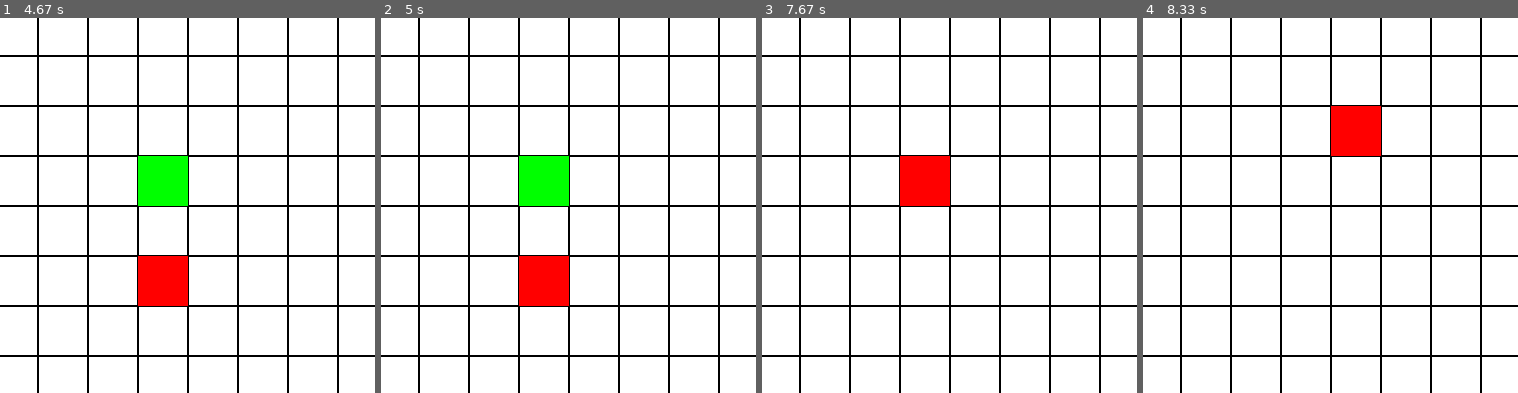
Above: before the commit, frames 1-4 (left to right).
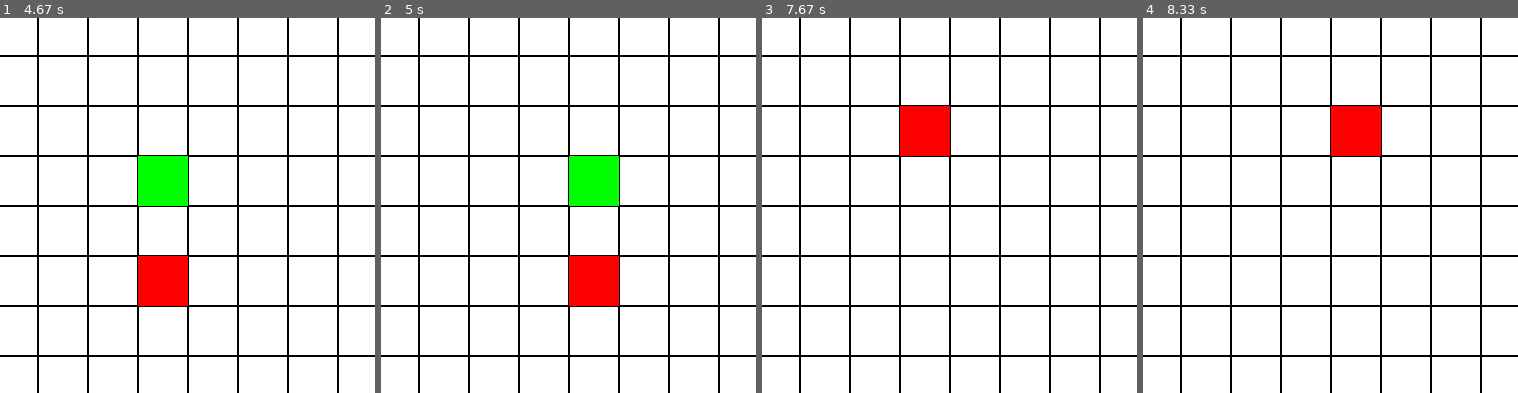
Above: after the commit, the same moments.

Repository: RishitSingh2628/StepStalker
Game: pygame game, started from import pygame.py
The game is run twice, just before and just after one commit, with the same random seed, the same clock (stepped at 60 frames per second) and the same inputs.
Inputs:
- Up to frame 1 (4.67 s): hold Right 0.33-0.8 s; hold Up 0.83-1.13 s; hold Right 1.17-1.63 s; hold Left 1.67-2.2 s; hold Down 2.23-2.53 s; hold Left 2.57-2.97 s; hold Up 3-3.37 s; hold Right 3.4-4.03 s; hold Down 4.07-4.43 s; hold Left from 4.47 s (still down)
- Up to frame 2 (5 s): release Left at 4.93 s; hold Right from 4.97 s (still down)
- Up to frame 3 (7.67 s): release Right at 5.43 s; hold Up 5.47-5.77 s; hold Right 5.8-6.27 s; hold Left 6.3-6.83 s; hold Down 6.87-7.17 s; hold Left 7.2-7.6 s; hold Up from 7.63 s (still down)
- Up to frame 4 (8.33 s): release Up at 8 s; hold Right from 8.03 s (still down)
The pictures show only the part of the screen within x 15-65%, y 15-65%; the shares and areas given below are measured in that part.

Frame 1 is identical in both runs. In frame 2, 7.1% of the frame differs, in the area x 36-64%, y 36-77%; in frame 3, 3.6%; in frame 4, nothing differs.

Commit message:
Update import pygame.py

Diff:
--- a/import pygame.py
+++ b/import pygame.py
@@ -79,7 +79,6 @@
         # Draw everything
         draw_grid(screen, player_pos, enemy_pos)
 
-        clock.tick(10)  # Limit the frame rate
 
     pygame.quit()
 
